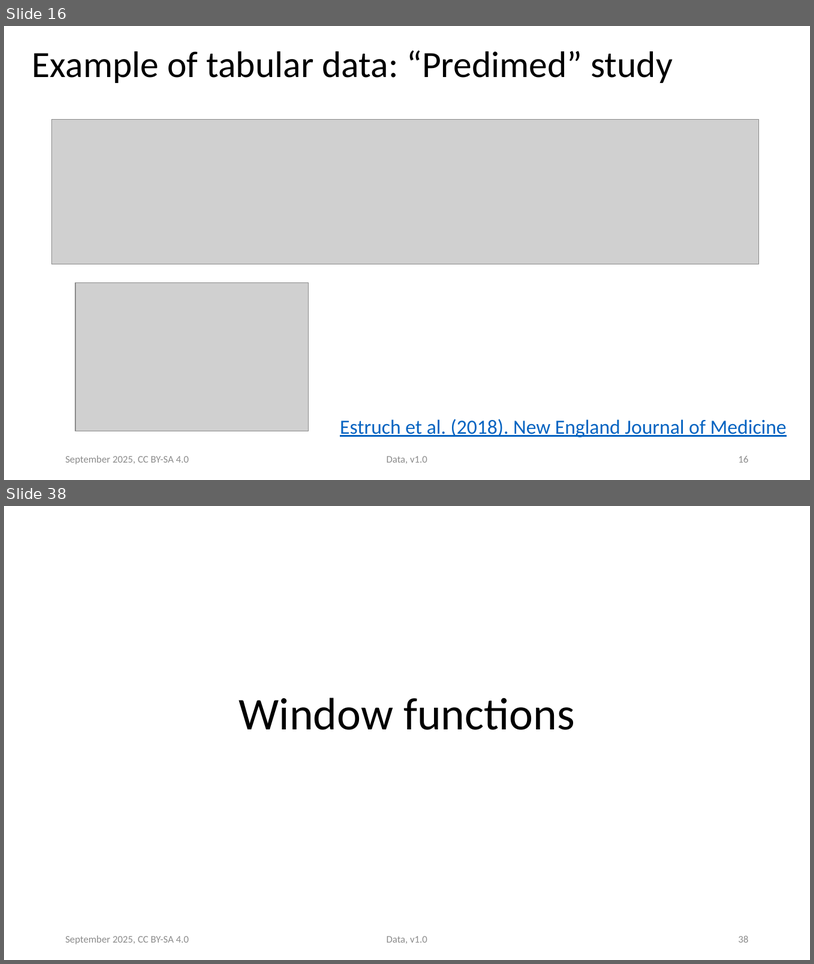
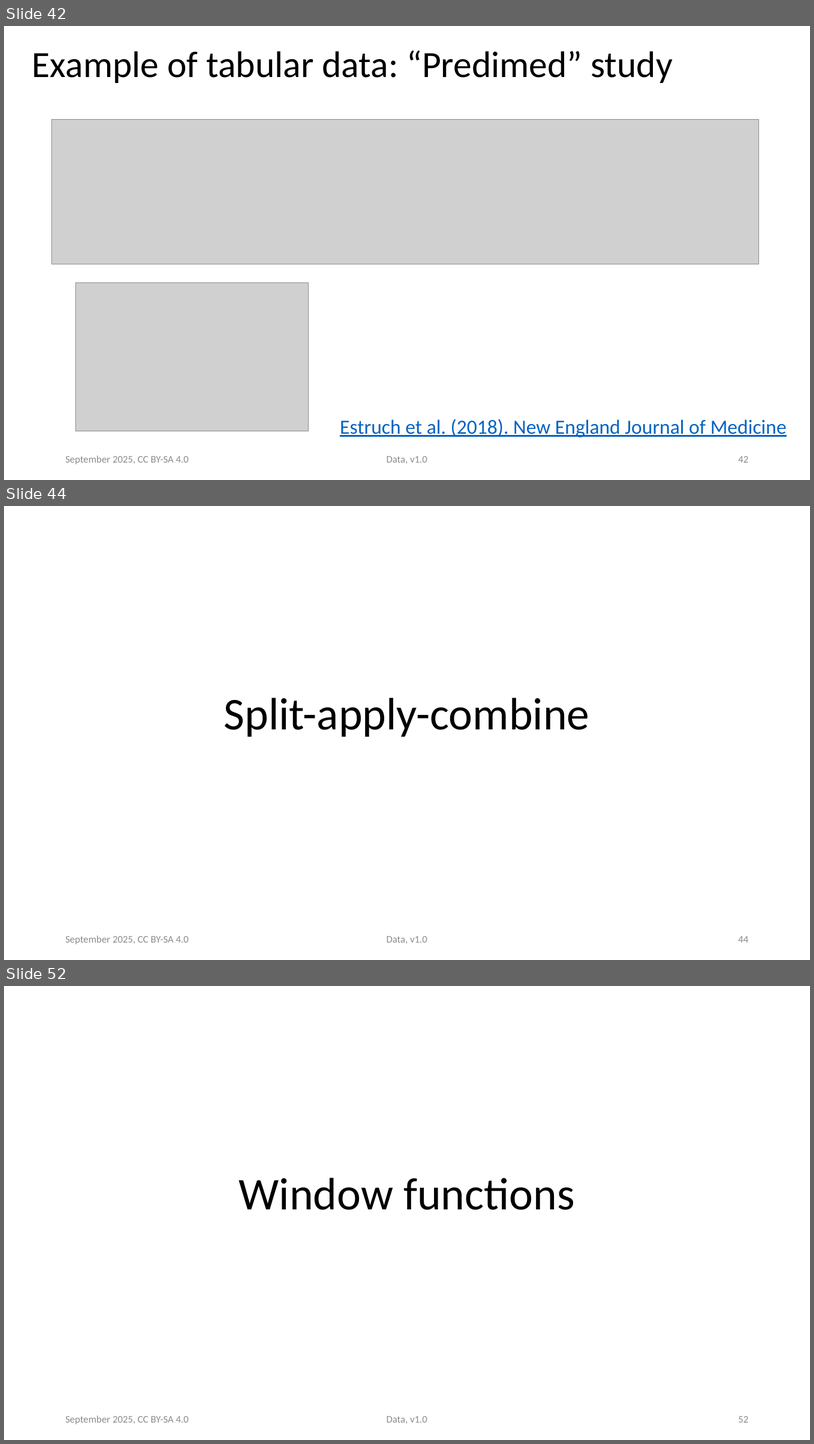
Before and after one commit to ASPP/data_class, a slide deck: tabular_data.pptx. Shown one above the other, each under a label of ours: slides 16 and 38 before the commit, slides 42, 44 and 52 after it; the slides between them are not shown. The pictures are 814x964 and 814x1444 pixels, drawn with LibreOffice and Linux fonts; fonts in the diff are those of the drawing; grey boxes stand for pictures. Boxes give left, top, right and bottom in pixels: in the first picture for what was removed or moved away, otherwise in the second. Text is boxed around its words. In the diff, an @@ line names an element or a change of style, - is before the commit and + after.

Commit message:
changes in the tabular_data pptx, restructuring and idea of new part

```diff
--- a/tabular_data.pptx
+++ b/tabular_data.pptx
@@ slide 44 added at [4,506,810,960], background #FFFFFF @@
@@ title added at [224,697,590,737], 54 pt, text #000000 @@
+Split-apply-combine
@@ text added at [65,935,189,944], 12 pt, text #8B8B8B @@
+September 2025, CC BY-SA 4.0
@@ text added at [387,936,428,943], 12 pt, text #8B8B8B @@
+Data, v1.0
@@ page number added at [738,936,749,942], 12 pt, text #8B8B8B @@
+44
@@ what was slide 16 is now slide 42 @@
@@ page number at [738,456,749,462]: text changed @@
-16
+42
@@ what was slide 38 is now slide 52 @@
@@ page number at [738,1416,749,1422]: text changed @@
-38
+52
```
Also in this commit, not shown: 22 slides changed, 11 other slides added, 2 slides removed.
